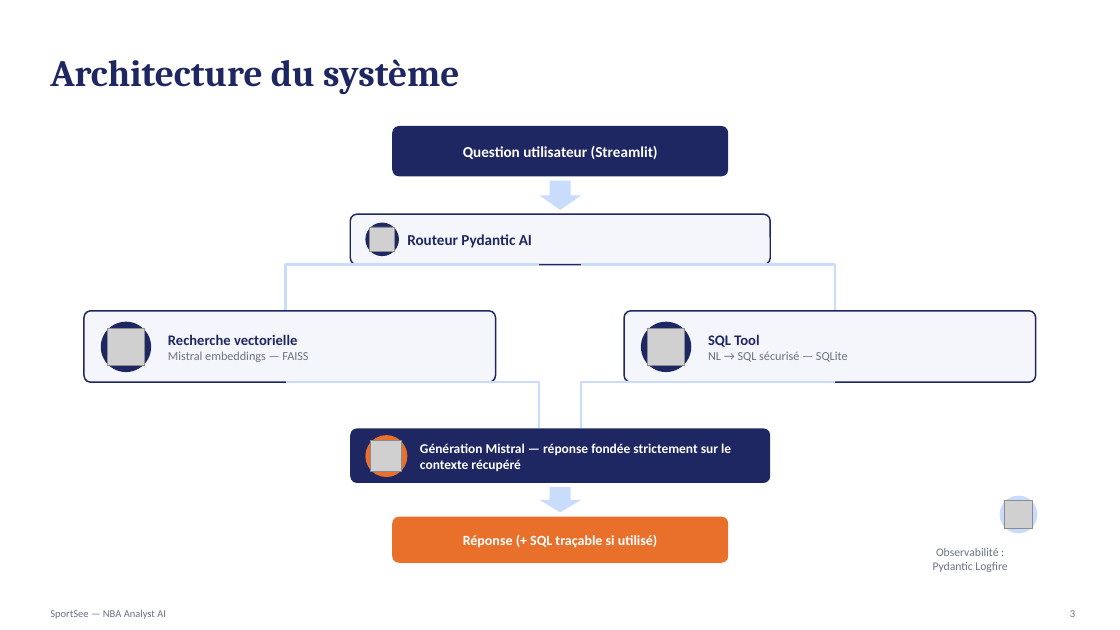
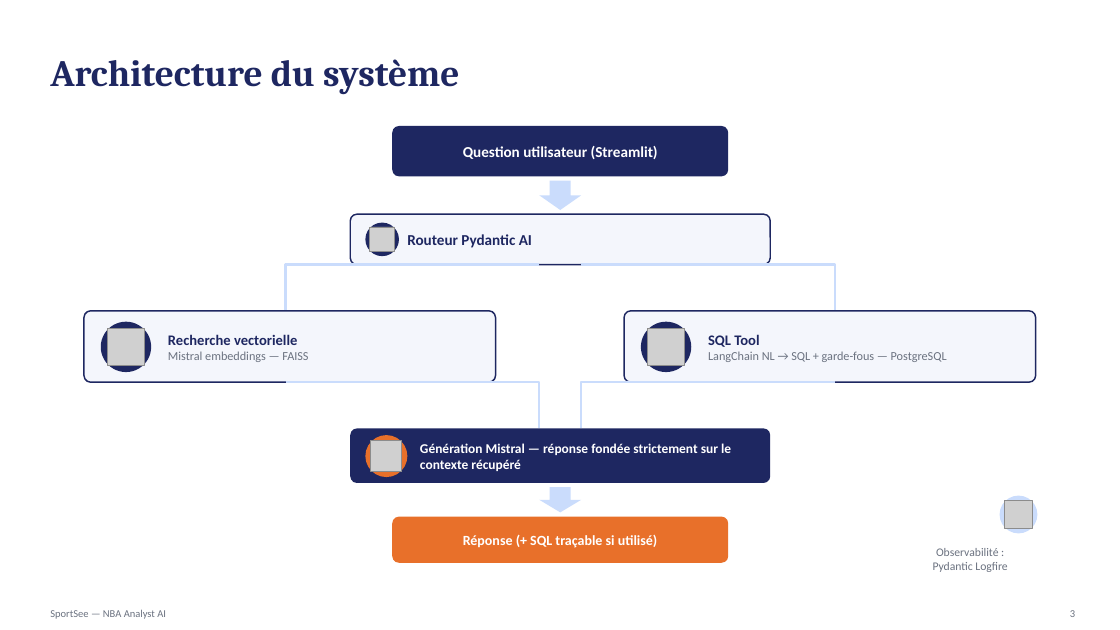
Before and after one commit to fatimaadda2878/sportsee-rag-nba-assistant, a slide deck: slide 3 of Soutenance_SportSee_NBA_Analyst_AI.pptx. Drawn at 1120x630 pixels with LibreOffice and Linux fonts; fonts in the diff are those of the drawing; grey boxes stand for pictures. Boxes give left, top, right and bottom in pixels: in the first picture for what was removed or moved away, otherwise in the second. Text is boxed around its words. In the diff, an @@ line names an element or a change of style, - is before the commit and + after.

Commit message:
Corrections: LangChain SQL Tool, PostgreSQL, CSV RAGAS versionnés, seuils RAGAS, fix Python 3.12

```diff
--- a/Soutenance_SportSee_NBA_Analyst_AI.pptx
+++ b/Soutenance_SportSee_NBA_Analyst_AI.pptx
@@ text at [708,334,947,362]: text changed @@
-SQL Tool
-NL → SQL sécurisé — SQLite
+SQL Tool
+LangChain NL → SQL + garde-fous — PostgreSQL
```
Also in this commit, not shown: 3 other slides changed, 1 slide added, 10 other files.
